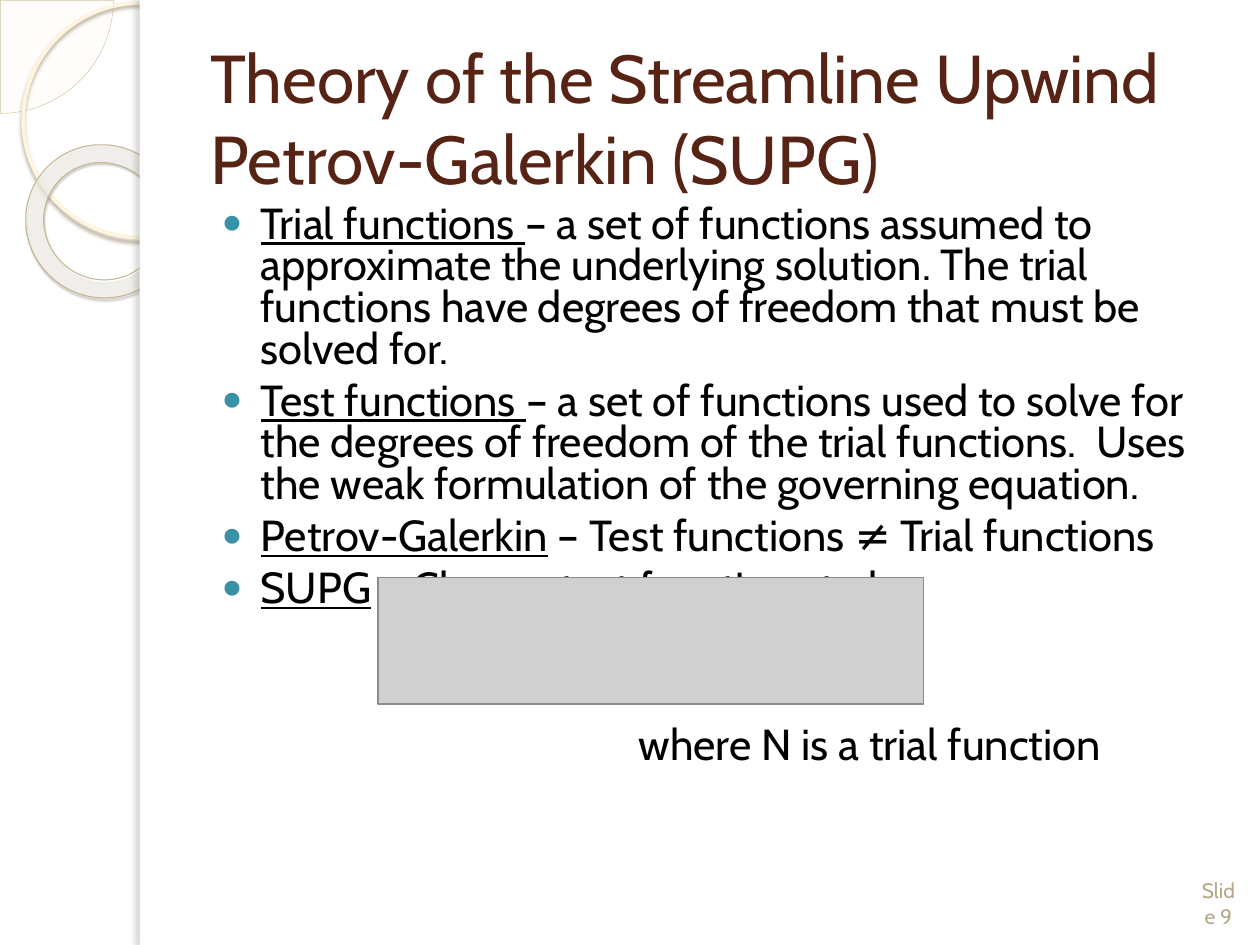
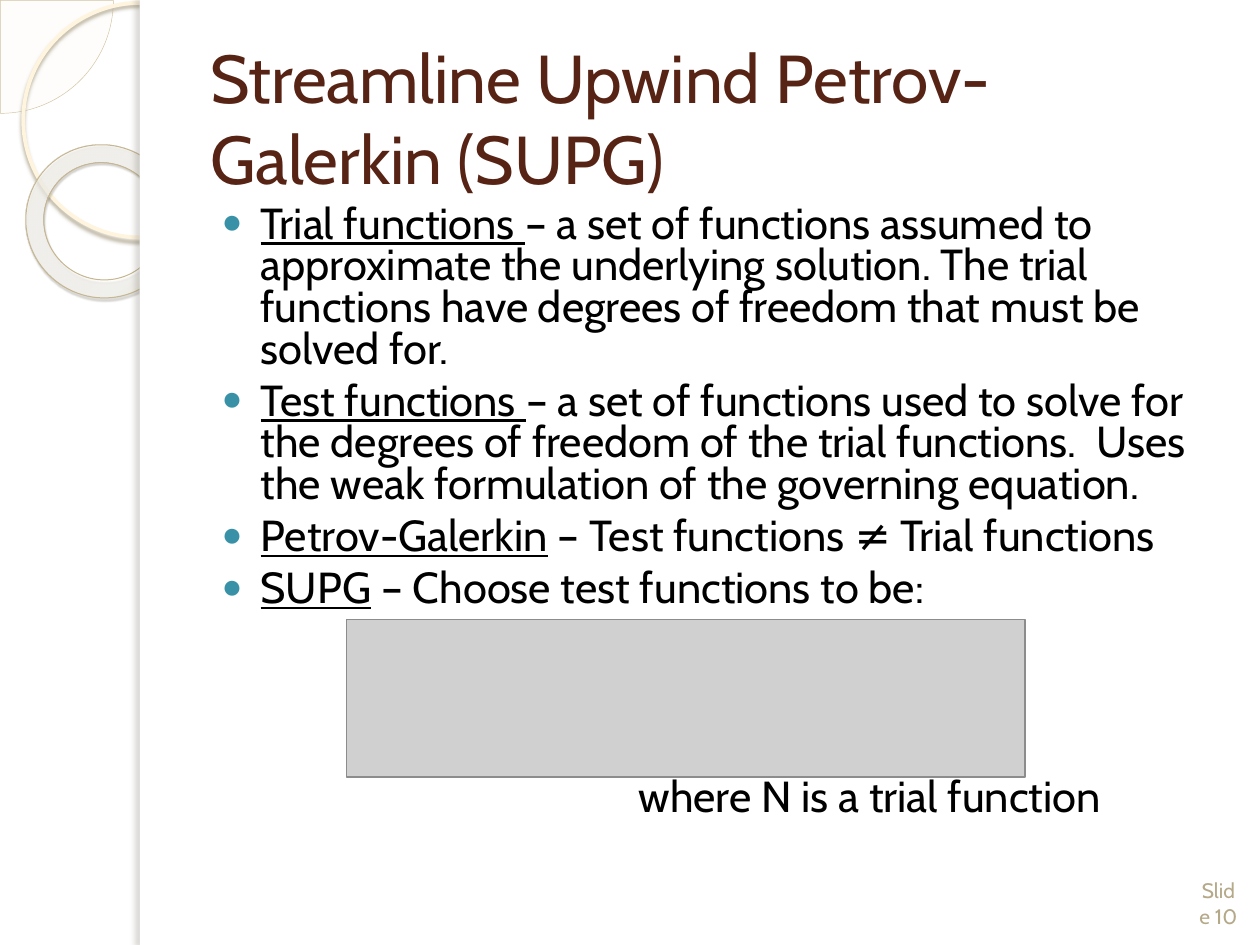
Before and after one commit to wmatern/summer_LANL, a slide deck: slide 10 of Final Research Presentation/Final_LongPres_Davis_Matern.pptx (slide 9 before the commit). Drawn at 1260x945 pixels with LibreOffice and Linux fonts; fonts in the diff are those of the drawing; grey boxes stand for pictures; background and template pictures are left out. Boxes give left, top, right and bottom in pixels: in the first picture for what was removed or moved away, otherwise in the second. Text is boxed around its words. In the diff, an @@ line names an element or a change of style, - is before the commit and + after.

```diff
--- a/Final Research Presentation/Final_LongPres_Davis_Matern.pptx
+++ b/Final Research Presentation/Final_LongPres_Davis_Matern.pptx
@@ title at (210, 52, 991, 194): text changed @@
-Theory of the Streamline Upwind Petrov-Galerkin (SUPG)
+Streamline Upwind Petrov-Galerkin (SUPG)
@@ text "Trial functions – a set ..." rewrapped from (261, 206, 1185, 761) to (261, 206, 1185, 813) @@
@@ picture: place and size @@
-picture at (378, 577, 924, 704)
+picture at (346, 620, 1026, 777)
@@ page number at (1215, 909, 1237, 924): text changed @@
-Slide 9
+Slide 10
```
Also in this commit, not shown: 9 other slides changed, 5 slides added, 5 slides removed, 14 other files.
